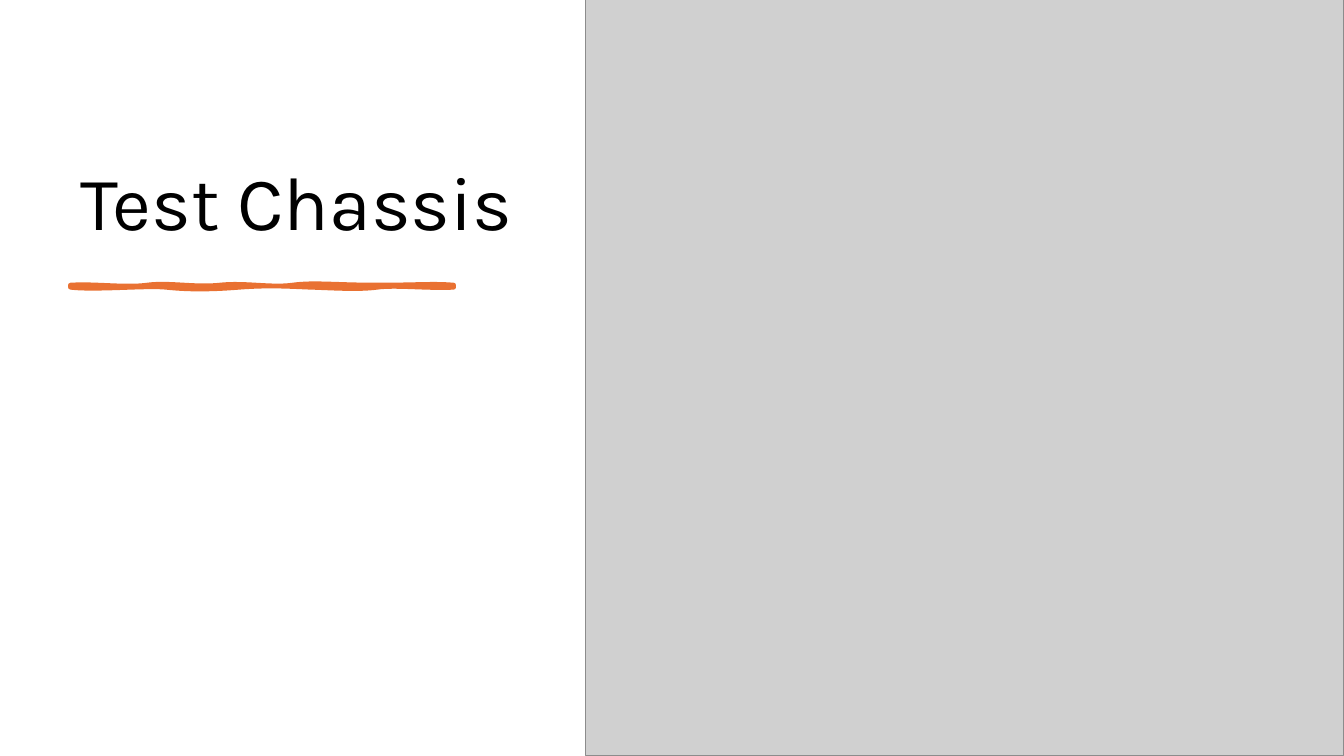
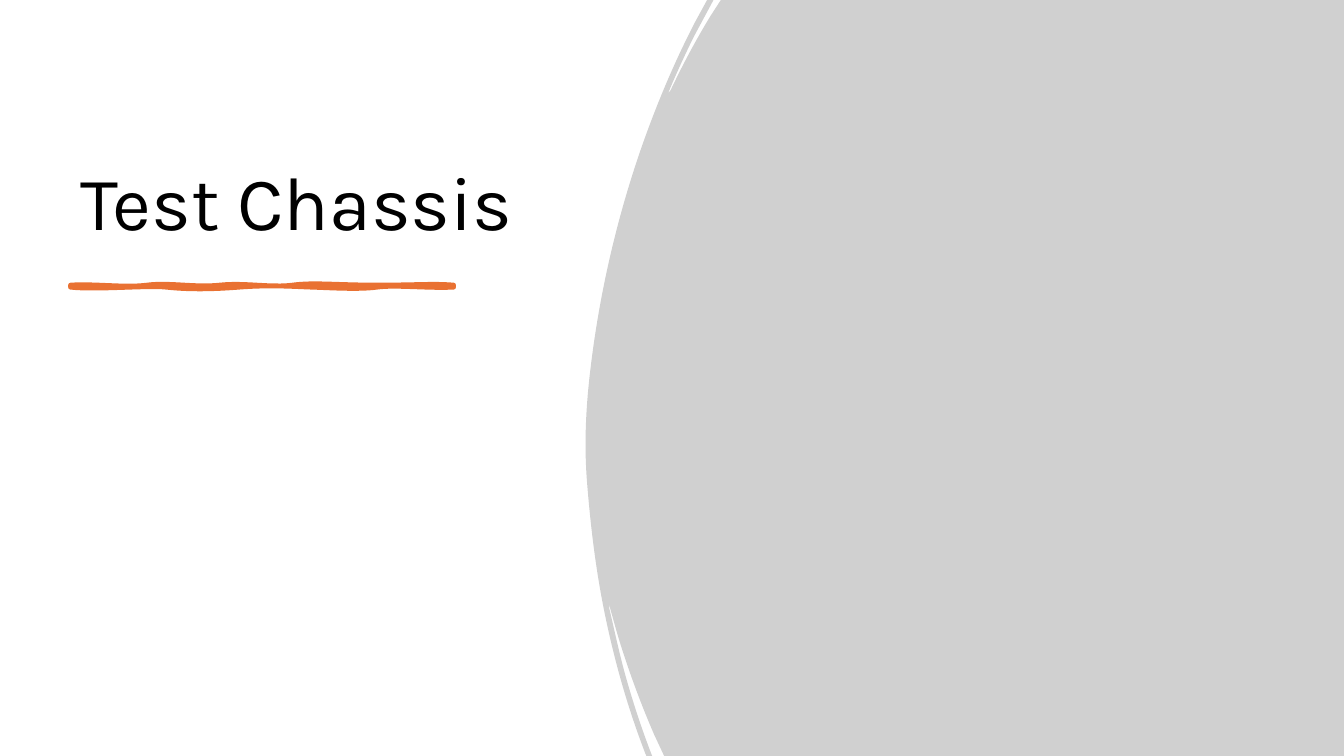
Before and after one commit to EthanWellsSr/BuggyBot, a slide deck: slide 2 of Weekly Reports/slides/2-alexis-perez.pptx. Drawn at 1344x756 pixels with LibreOffice and Linux fonts; fonts in the diff are those of the drawing; grey boxes stand for pictures. Boxes give left, top, right and bottom in pixels: in the first picture for what was removed or moved away, otherwise in the second. Text is boxed around its words. In the diff, an @@ line names an element or a change of style, - is before the commit and + after.

Commit message:
Test Update

```diff
--- a/Weekly Reports/slides/2-alexis-perez.pptx
+++ b/Weekly Reports/slides/2-alexis-perez.pptx
@@ picture at (586,0,1344,756): outline redrawn @@
```
